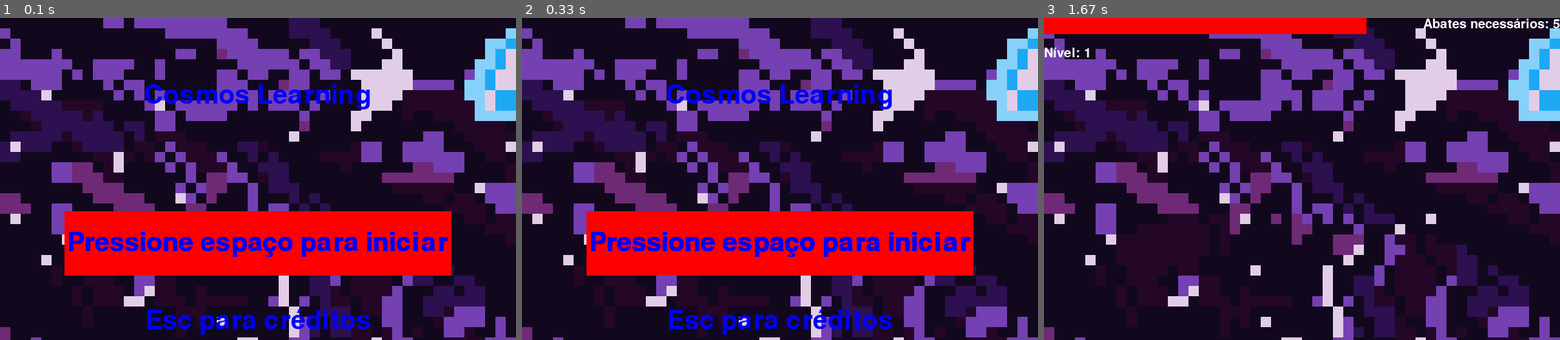
Above: before the commit, frames 1-3 (left to right).
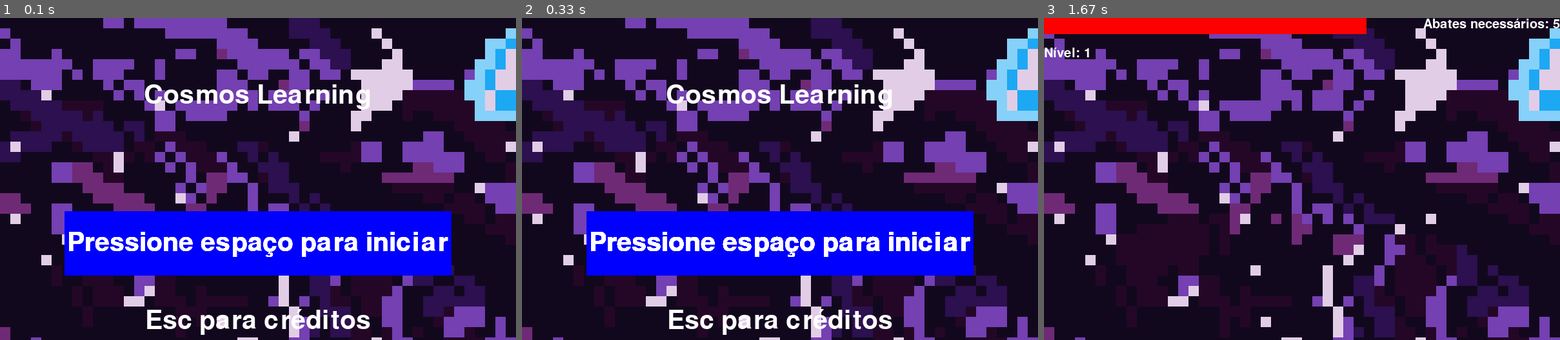
Above: after the commit, the same moments.

Repository: UNIVEM-BCC-BSI/Cosmos-Learning
Game: pygame game, started from tests/PyGame/final.py
The game is run twice, just before and just after one commit, with the same random seed, the same clock (stepped at 60 frames per second) and the same inputs.
Inputs:
- Up to frame 1 (0.1 s): no input
- Up to frame 2 (0.33 s): no input
- Up to frame 3 (1.67 s): tap Space at 0.33, 1.07, 1.37 s; tap 1 at 0.67 s

The runs differ from the first frame. In frame 1, 17% of the frame differs, in the area x 12-88%, y 20-99%; in frame 2, 17%; in frame 3, nothing differs.

Commit message:
mais coisa

Diff:
--- a/tests/PyGame/final.py
+++ b/tests/PyGame/final.py
@@ -340,16 +340,16 @@
 #HOME VARIABLES
 font = pygame.font.Font(None, 60)
 
-gameTitle = font.render("Cosmos Learning", True, "blue")
-startText = font.render("Pressione espaço para iniciar", True, "blue")
-homeCreditsText = font.render("Esc para créditos", True, "blue")
+gameTitle = font.render("Cosmos Learning", True, "white")
+startText = font.render("Pressione espaço para iniciar", True, "white")
+homeCreditsText = font.render("Esc para créditos", True, "white")
 
 startButtonBackground = pygame.surface.Surface((600,100))
 
 #startButtonBackground.set_alpha(0)
 #assim desaparece ate o texto de inicio de jogo
 
-startButtonBackground.fill("red")
+startButtonBackground.fill("blue")
 startButtonSize = list(startButtonBackground.get_rect())
 startButtonWidthOffset = 400
 startButtonHeightOffset = 300
@@ -374,7 +374,7 @@
 creditsOffsetY = 100
 creditsMarginY = 50
 creditsTextHeight = font.get_height()
-creditsGoBack = font.render("Pressione home para voltar", True, "blue")
+creditsGoBack = font.render("Pressione home para voltar", True, "white")
 
 
 scroolSpeed = 3
